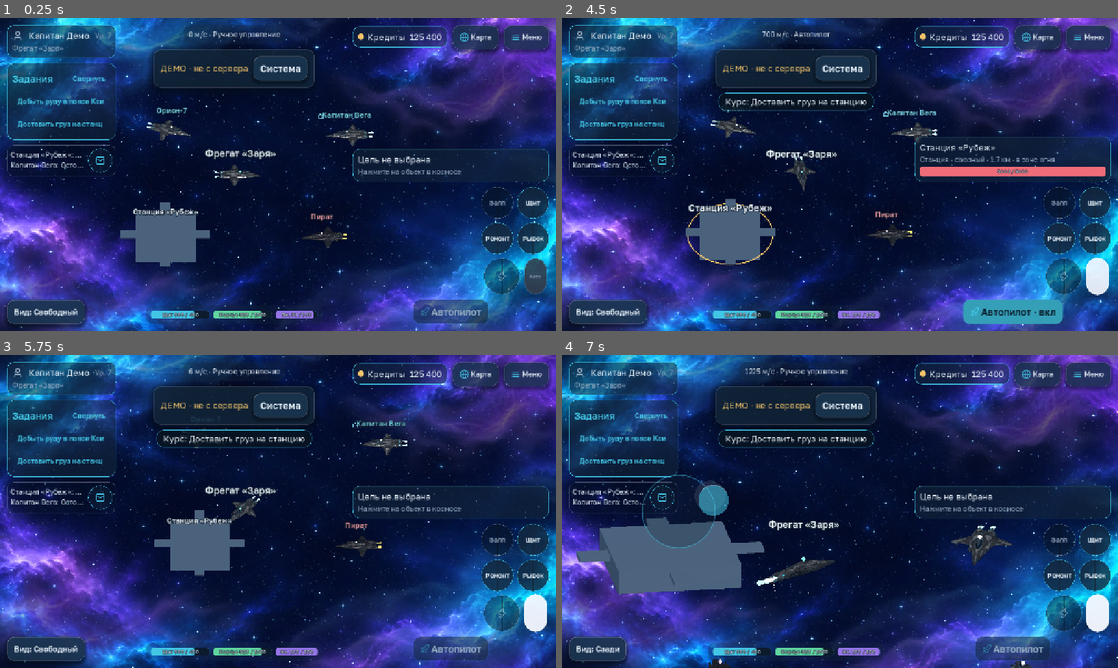
Above: before the commit, frames 1-4 (two rows, left to right).
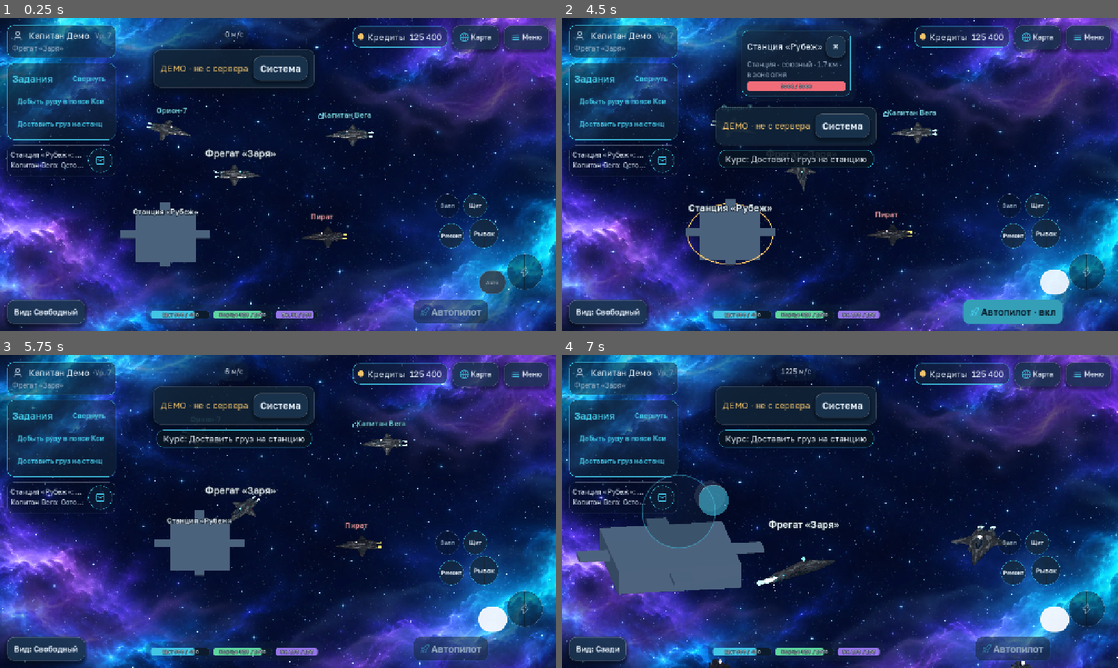
Above: after the commit, the same moments.

Repository: maillunex-lang/CosmocRPG
Game: Godot game, scene res://scenes/space.tscn
Two runs of this game, one before a commit and one after it. Both use one fixed random seed, a clock stepped at 60 frames per second and the inputs below. This scene is started directly instead of the project's main scene.
Inputs (mouse positions are in pixels of both pictures, inside the frame that each line leads up to):
- Up to frame 1 (0.25 s): no input
- Up to frame 2 (4.5 s): click "Авто" at 0.5 s; click "Свернуть" at 1.25 s; click "Развернуть" at 2 s; click "Добыть руду в поясе Кси (3/10)" at 2.75 s; click "Доставить груз на станцию (0/…" at 3.5 s; click (662, 161) at 4.25 s
- Up to frame 3 (5.75 s): click (272, 383) at 5 s, where only the run after the commit has a clickable "×"
- Up to frame 4 (7 s): click "Вид: Свободный" at 5.75 s; tap Enter at 6.5 s; drag from (678, 511) to (895, 442) at 6.52 s

The runs differ from the first frame. In frame 1, 3.6% of the frame differs, in the area x 26-99%, y 2-94%; in frame 2, 9.2%; in frame 3, 3.9%; in frame 4, 3.9%.

Commit message:
fix: плашка цели сверху и кнопки боя дугой
Крестик снимает цель. Груз уехал к полоскам корпуса. Форсаж и перехват выше удара.

Diff:
--- a/client/scripts/ui/hud.gd
+++ b/client/scripts/ui/hud.gd
@@ -56,6 +56,7 @@
 var _sell_button: ActionButton
 var _cargo_row: HBoxContainer
 var _cargo_label: Label
+var _clear_target: Button
 var _attack_expect: Variant = null  # ожидаемое значение attacking после нажатия (null: не ждём)
 var _peek_a: Label
 var _peek_b: Label
@@ -253,6 +254,7 @@
 	%SettingsMenuButton.pressed.connect(func() -> void: _set_menu_open(false); settings_requested.emit())
 	Icons.apply(%SettingsMenuButton, "settings", Tokens.ACCENT, 22)
 	_build_cargo_ui()
+	_dock_target()
 	_confirm.opened.connect(func() -> void: modal_opened.emit())
 	_exit_button.pressed.connect(func() -> void: exit_requested.emit())
 	_system_button.pressed.connect(func() -> void: if gateway != null and gateway.has_method("demo_next_system"): gateway.demo_next_system())
@@ -497,9 +499,7 @@
 	_cargo_label.name = "CargoLabel"
 	_cargo_row.add_child(_cargo_label)
 	_cargo_row.visible = false
-	var sp := _speed_label.get_parent()
-	sp.add_child(_cargo_row)
-	sp.move_child(_cargo_row, _speed_label.get_index() + 1)
+	%BarsRow.add_child(_cargo_row)
 	var stack := _autopilot.get_parent()
 	_mine_button = ActionButton.new()
 	_mine_button.name = "MineButton"
@@ -552,37 +552,66 @@
 
 
 
+func _dock_target() -> void:
+	var row := _speed_label.get_parent()
+	var card := %TargetCard as Control
+	card.reparent(row, false)
+	card.size_flags_vertical = Control.SIZE_SHRINK_CENTER
+	_target_info.custom_minimum_size.x = 200
+	var box := _target_name.get_parent()
+	var head := HBoxContainer.new()
+	head.name = "TargetHead"
+	head.add_theme_constant_override("separation", 8)
+	box.add_child(head)
+	box.move_child(head, 0)
+	_target_name.reparent(head, false)
+	_target_name.size_flags_horizontal = Control.SIZE_EXPAND_FILL
+	_clear_target = Button.new()
+	_clear_target.name = "ClearTarget"
+	_clear_target.text = "×"
+	_clear_target.tooltip_text = "Снять цель"
+	_clear_target.focus_mode = Control.FOCUS_NONE
+	_clear_target.custom_minimum_size = Vector2(40, 40)
+	_clear_target.pressed.connect(func() -> void:
+		if gateway != null:
+			gateway.set_target(""))
+	head.add_child(_clear_target)
+	card.visible = false
+
+
 func _dock_skills() -> void:
 	var right := _attack.get_parent()
-	var cluster := VBoxContainer.new()
-	cluster.name = "SkillCluster"
-	cluster.mouse_filter = Control.MOUSE_FILTER_IGNORE
-	cluster.size_flags_horizontal = Control.SIZE_SHRINK_END
-	cluster.add_theme_constant_override("separation", 8)
-	right.add_child(cluster)
-	right.move_child(cluster, _attack.get_index())
-	_skills_grid.reparent(cluster, false)
-	_skills_grid.size_flags_horizontal = Control.SIZE_SHRINK_END
-	if _skills_grid is GridContainer:
-		(_skills_grid as GridContainer).columns = 2
-	var bottom := HBoxContainer.new()
-	bottom.name = "AttackRow"
-	bottom.mouse_filter = Control.MOUSE_FILTER_IGNORE
-	bottom.alignment = BoxContainer.ALIGNMENT_CENTER
-	bottom.add_theme_constant_override("separation", 10)
-	cluster.add_child(bottom)
-	_attack.reparent(bottom, false)
+	var fan := Control.new()
+	fan.name = "SkillFan"
+	fan.mouse_filter = Control.MOUSE_FILTER_IGNORE
+	fan.custom_minimum_size = Vector2(262, 232)
+	fan.size_flags_horizontal = Control.SIZE_SHRINK_END
+	right.add_child(fan)
+	right.move_child(fan, _attack.get_index())
+	for b in _skill_buttons:
+		(b as Control).reparent(fan, false)
+	_attack.reparent(fan, false)
 	_attack.text = ""
-	_attack.icon_alignment = HORIZONTAL_ALIGNMENT_CENTER
-	_attack.vertical_icon_alignment = VERTICAL_ALIGNMENT_CENTER
 	_style_attack(false)
-	_auto_skills.reparent(bottom, false)
-	_auto_skills.size_flags_horizontal = Control.SIZE_SHRINK_CENTER
+	_auto_skills.reparent(fan, false)
 	_auto_skills.text = "Авто"
-	_round_button(_auto_skills, 52)
-	for b in _skill_buttons:
-		_round_button(b, 74)
+	_place_fan()
 	_paint_auto()
+	_skills_grid.visible = false
+
+
+## Дуга большого пальца: форсаж и перехват сверху, удар — крупный круг справа снизу, ульта чуть больше.
+func _place_fan() -> void:
+	var spots := [Vector2(0, 0), Vector2(64, 0), Vector2(8, 68), Vector2(78, 58)]
+	var sides := [56.0, 56.0, 58.0, 68.0]
+	for i in _skill_buttons.size():
+		var b := _skill_buttons[i] as Control
+		b.position = spots[i]
+		b.set_meta("fan_side", sides[i])
+		_round_button(b, sides[i])
+	_attack.position = Vector2(164, 138)
+	_auto_skills.position = Vector2(100, 176)
+	_round_button(_auto_skills, 48)
 
 
 func _round_button(b: Button, side: float, fill: Variant = null, edge: Variant = null) -> void:
@@ -656,6 +685,7 @@
 func _build_skills() -> void:
 	for i in 4:
 		var b := ActionButton.new()
+		b.name = "Skill%d" % i
 		b.text = "Навык %d" % (i + 1)
 		b.custom_minimum_size = SKILL_MIN_SIZE
 		b.add_theme_font_size_override("font_size", Tokens.FONT_BODY - 2)
@@ -757,8 +787,7 @@
 	if t != _speed_prev_time or _speed_prev_pos == Vector2.INF:
 		_speed_prev_pos = pos
 		_speed_prev_time = t
-	var mode := "Автопилот" if bool(state.get("autopilot", false)) else "Ручное управление"
-	_speed_label.text = "%d м/с · %s" % [int(round(_speed_mps)), mode]
+	_speed_label.text = "%d м/с" % int(round(_speed_mps))
 
 
 func _target_object(state: Dictionary) -> Dictionary:
@@ -809,12 +838,16 @@
 	_target_name.text = "Цель не выбрана"
 	_target_info.text = "Нажмите на объект в космосе"
 	_target_hull.visible = false
+	(%TargetCard as Control).visible = false
+	_speed_label.visible = true
 
 
 func _apply_target(state: Dictionary, target: Dictionary) -> void:
 	if target.is_empty():
 		_set_target_empty()
 		return
+	(%TargetCard as Control).visible = true
+	_speed_label.visible = false
 	_target_name.text = str(target["name"])
 	var dist := ((state["ship"]["pos"] as Vector2).distance_to(target["pos"])) / 10.0
 	var info := "%s · %s · %.1f км" % [kind_label(target), stance_label(str(target["stance"])), dist]
@@ -860,6 +893,10 @@
 			fill.offset_right = 0.0
 		var skill_name := str(s["name"])
 		b.text = str(int(ceil(cd))) if cd > 0.0 else skill_name
+		if b.has_meta("fan_side"):
+			var side := float(b.get_meta("fan_side"))
+			b.custom_minimum_size = Vector2(side, side)
+			b.size = Vector2(side, side)
 		b.tooltip_text = "%s · энергия %d · перезарядка %d с" % [skill_name, int(s["energy_cost"]), int(s["cooldown"])]
 		var blocked: bool = not bool(s.get("enabled", true)) or bool(ship.get("dead", false)) or cd > 0.0 or float(ship.get("energy", 0.0)) < float(s["energy_cost"])
 		if s["needs_target"]:
--- a/client/tests/hud_test.gd
+++ b/client/tests/hud_test.gd
@@ -56,6 +56,14 @@
 	return (ctx["hud"] as Control).get_node(path)
 
 
+func _skill_buttons(ctx: Dictionary) -> Array:
+	var hud: Node = ctx["hud"]
+	var out: Array = []
+	for i in 4:
+		out.append(hud.find_child("Skill%d" % i, true, false))
+	return out
+
+
 func _tick(ctx: Dictionary, seconds: float, step: float = 0.1) -> void:
 	var t := 0.0
 	while t < seconds:
@@ -88,12 +96,12 @@
 	_check((_n(c, "%TargetName") as Label).text == "Цель не выбрана" and not (_n(c, "%TargetHull") as Control).visible, "цель не выбрана")
 	var attack := _n(c, "%AttackButton") as ActionButton
 	_check(attack.disabled and attack.tooltip_text == "Атаковать" and attack.custom_minimum_size.x == attack.custom_minimum_size.y, "атака без цели — круг и недоступна")
-	_check((_n(c, "%SpeedLabel") as Label).text.begins_with("0 м/с") and (_n(c, "%SpeedLabel") as Label).text.contains("Ручное"), "скорость: стоит на месте, ручное управление (%s)" % (_n(c, "%SpeedLabel") as Label).text)
+	_check((_n(c, "%SpeedLabel") as Label).text == "0 м/с", "скорость: стоит на месте, без подписи режима (%s)" % (_n(c, "%SpeedLabel") as Label).text)
 	_check(not (_n(c, "%HullBar") as ProgressBar).is_low() and (_n(c, "%HullBar") as ProgressBar).value > 250.0, "корпус в норме не предупреждает")
 	(_n(c, "%HullBar") as ProgressBar).set_values(200.0, 1000.0)
 	_check((_n(c, "%HullBar") as ProgressBar).is_low(), "критический корпус (20%) переходит в предупреждающий цвет")
 	(_n(c, "%HullBar") as ProgressBar).set_values(820.0, 1000.0)
-	var skills: Array = (_n(c, "%SkillsGrid") as Container).get_children().filter(func(ch): return ch.name != "AutoSkillsButton")
+	var skills: Array = _skill_buttons(c)
 	_check(skills.size() == 4, "четыре способности")
 	_check(skills[0].disabled and not skills[1].disabled and not skills[2].disabled and not skills[3].disabled, "залп без цели недоступен, остальные доступны")
 	_check((_n(c, "%AutopilotButton") as Button).disabled, "автопилот без цели недоступен")
@@ -177,7 +185,7 @@
 	hud = c["hud"]
 	gw = c["gw"]
 	attack = _n(c, "%AttackButton") as ActionButton
-	skills = (_n(c, "%SkillsGrid") as Container).get_children().filter(func(ch): return ch.name != "AutoSkillsButton")
+	skills = _skill_buttons(c)
 	await _select(c, "pi1")
 	await _tick(c, 0.1)
 	gw._objects["pi1"]["next_shot"] = 999.0  # пират пока не отвечает: проверяем только кнопку
@@ -235,7 +243,7 @@
 	c = await _make()
 	hud = c["hud"]
 	gw = c["gw"]
-	skills = (_n(c, "%SkillsGrid") as Container).get_children().filter(func(ch): return ch.name != "AutoSkillsButton")
+	skills = _skill_buttons(c)
 	skills[1].pressed.emit()
 	await _tick(c, 0.1)
 	_check(skills[1].disabled and skills[1].text.is_valid_int(), "после применения «Щит» на круге показаны секунды: %s" % skills[1].text)
